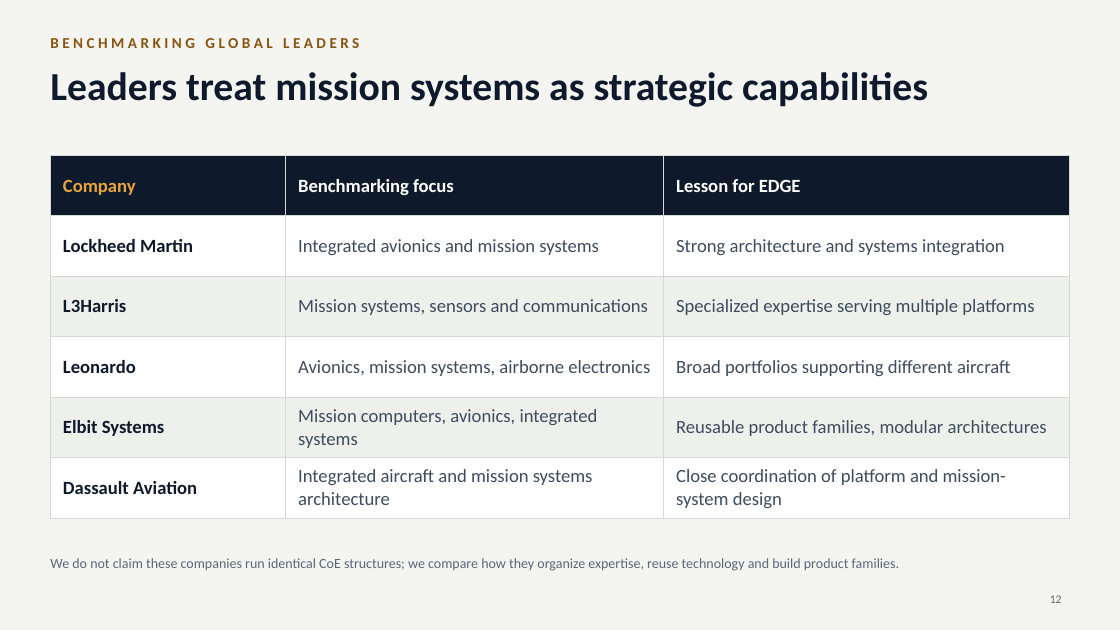
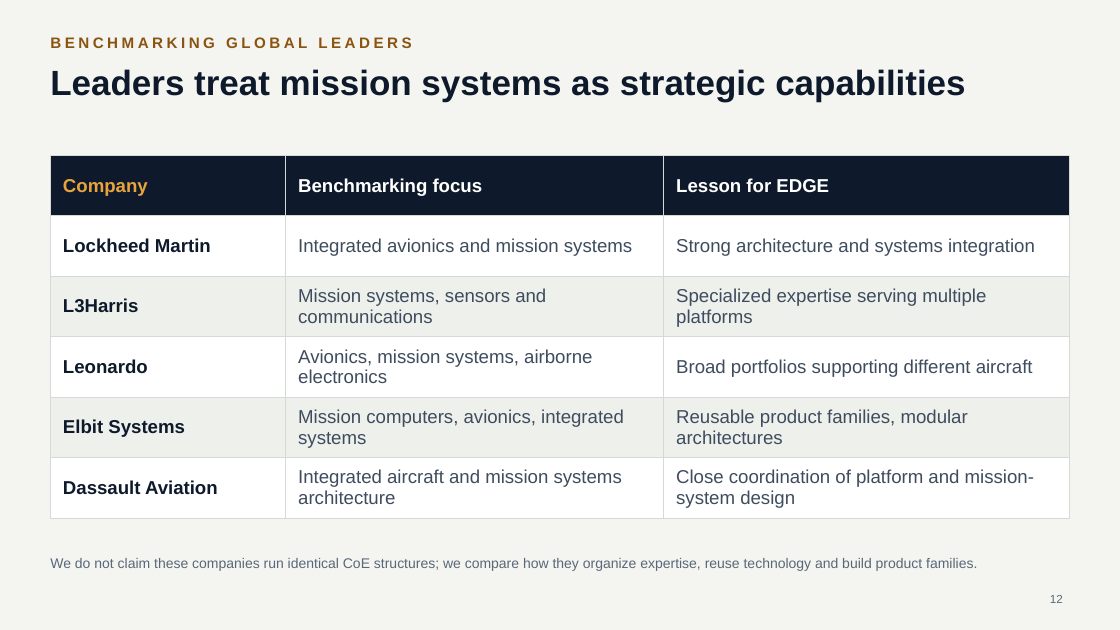
Before and after one commit to mmasabi/AIRepo, a slide deck: slide 12 of Avionics_CoE_Presentation.pptx. Drawn at 1120x630 pixels with LibreOffice and Linux fonts; fonts in the diff are those of the drawing. Boxes give left, top, right and bottom in pixels: in the first picture for what was removed or moved away, otherwise in the second. Text is boxed around its words. In the diff, an @@ line names an element or a change of style, - is before the commit and + after.

```diff
--- a/Avionics_CoE_Presentation.pptx
+++ b/Avionics_CoE_Presentation.pptx
@@ title "Leaders treat mission systems as ..." at [50, 69, 965, 102]: size 34 to 30 pt, font Calibri to Arial @@
@@ table at [50, 155, 1070, 512] @@
@@ font Calibri to Arial @@
@@ font Calibri to Arial in 3 elements at [50, 37, 411, 48], [50, 558, 977, 571], [1050, 595, 1063, 603] @@
```
Also in this commit, not shown: 15 other slides changed.
